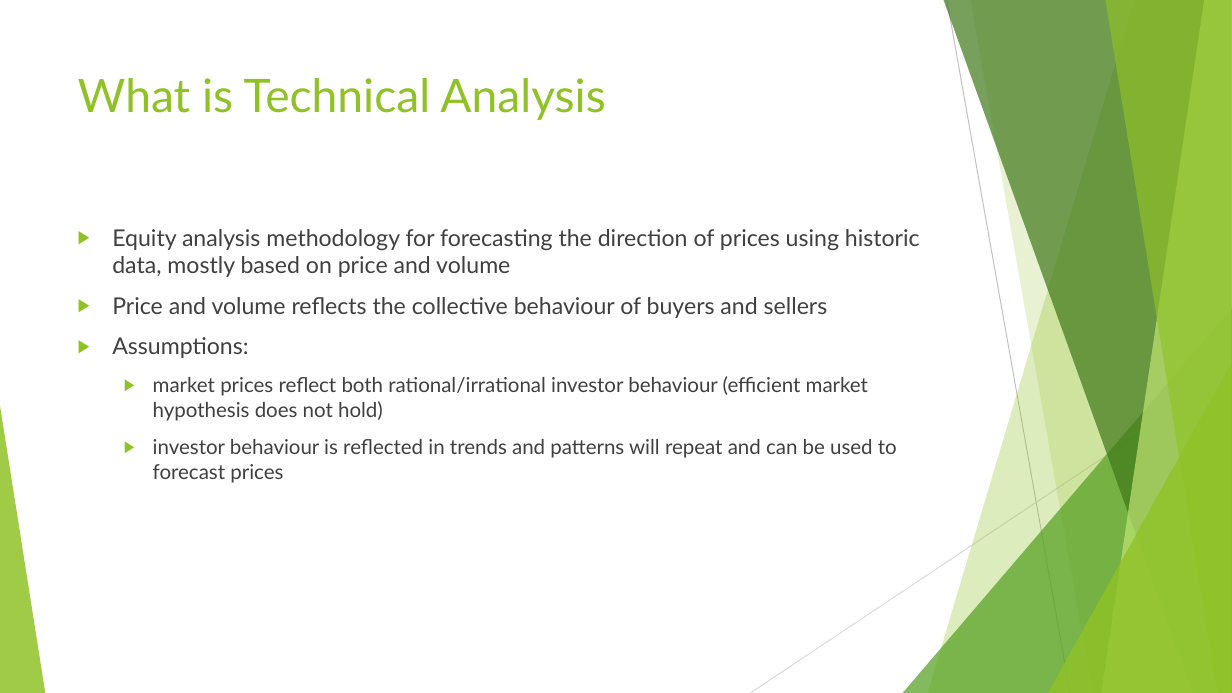
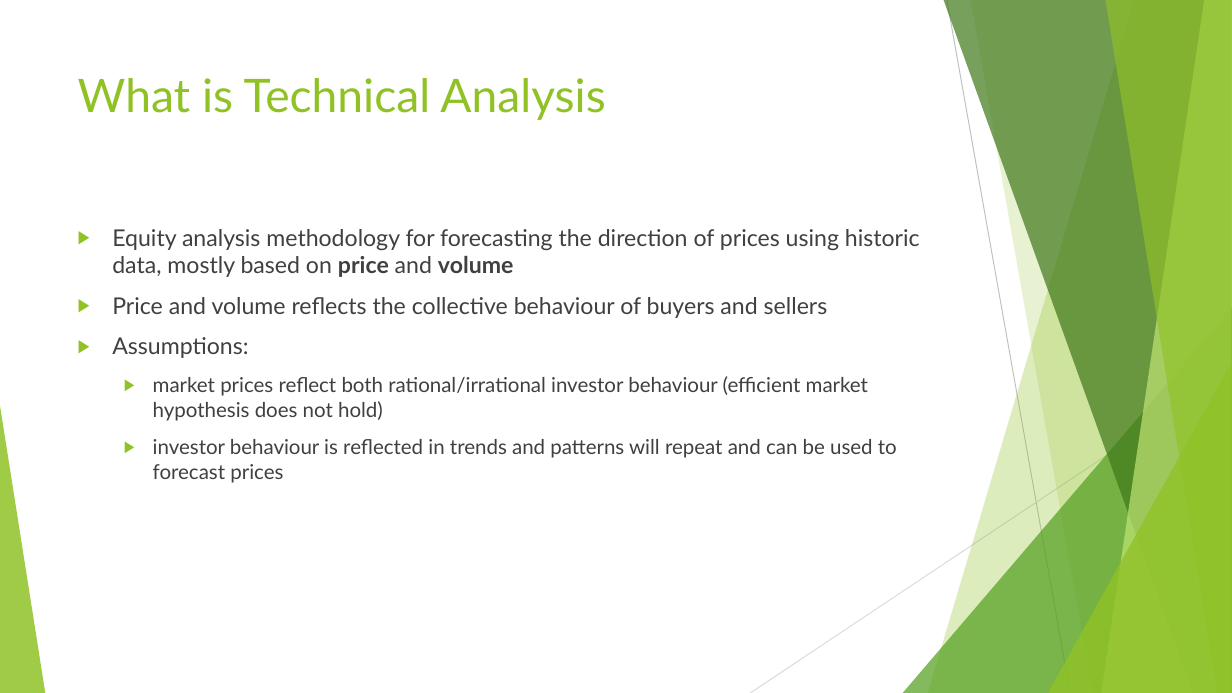
Before and after one commit to Charmendar/ComputeFinance_Presnstation, a slide deck: slide 3 of Technical Analysis-comparison.pptx. Drawn at 1232x693 pixels with LibreOffice and Linux fonts; fonts in the diff are those of the drawing. Boxes give left, top, right and bottom in pixels: in the first picture for what was removed or moved away, otherwise in the second. Text is boxed around its words. In the diff, an @@ line names an element or a change of style, - is before the commit and + after.

```diff
--- a/Technical Analysis-comparison.pptx
+++ b/Technical Analysis-comparison.pptx
@@ text at <box>112,229,920,277</box>: bold on in "price volume" @@
```
Also in this commit, not shown: 4 other slides changed.
